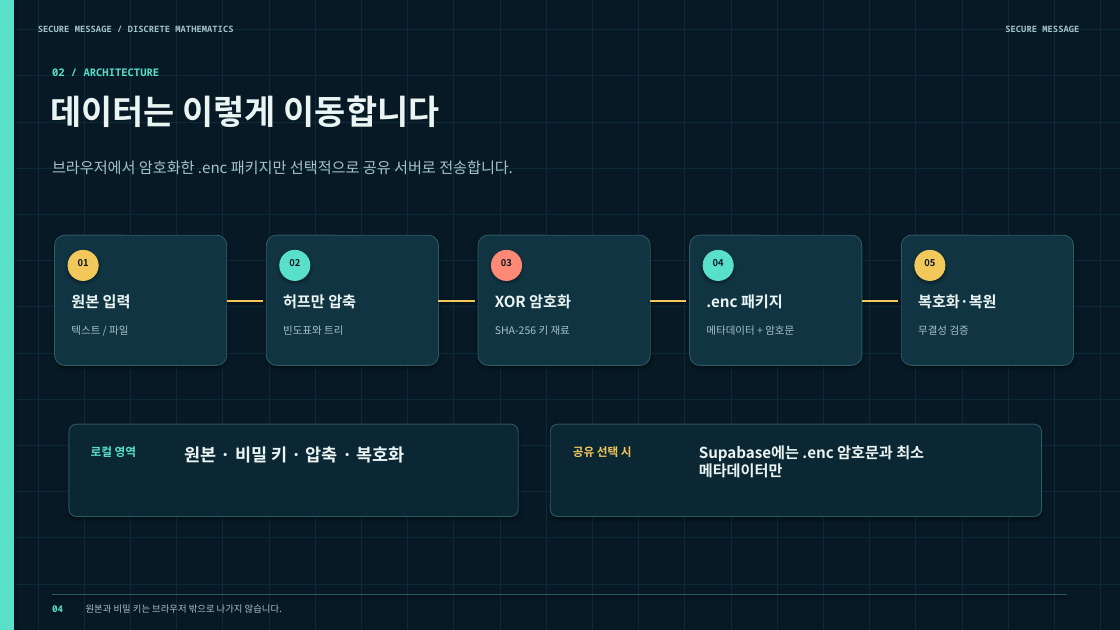
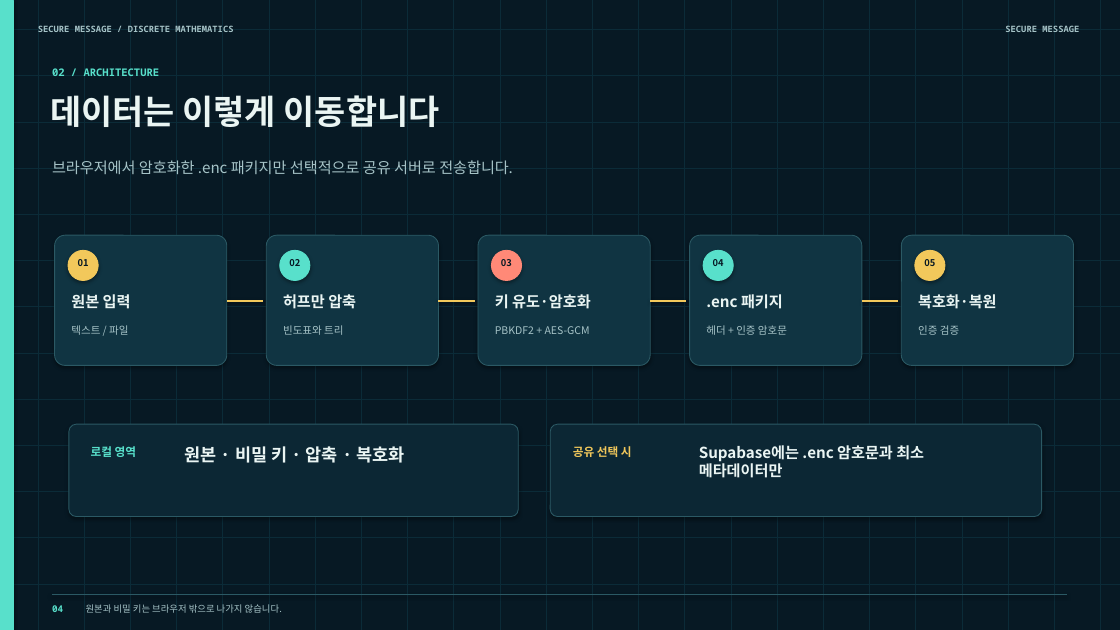
Before and after one commit to giftedsihun/proyect, a slide deck: slide 4 of presentation/secure-message-presentation.pptx. Drawn at 1120x630 pixels with LibreOffice and Linux fonts; fonts in the diff are those of the drawing. Boxes give left, top, right and bottom in pixels: in the first picture for what was removed or moved away, otherwise in the second. Text is boxed around its words. In the diff, an @@ line names an element or a change of style, - is before the commit and + after.

```diff
--- a/presentation/secure-message-presentation.pptx
+++ b/presentation/secure-message-presentation.pptx
@@ text at [495, 294, 591, 309]: text changed @@
-XOR 암호화
+키 유도·암호화
@@ text at [495, 326, 590, 334]: text changed @@
-SHA-256 키 재료
+PBKDF2 + AES-GCM
@@ text at [706, 325, 787, 335]: text changed @@
-메타데이터 + 암호문
+헤더 + 인증 암호문
@@ text at [918, 325, 959, 335]: text changed @@
-무결성 검증
+인증 검증
```
Also in this commit, not shown: 9 other slides changed, 7 other files.
